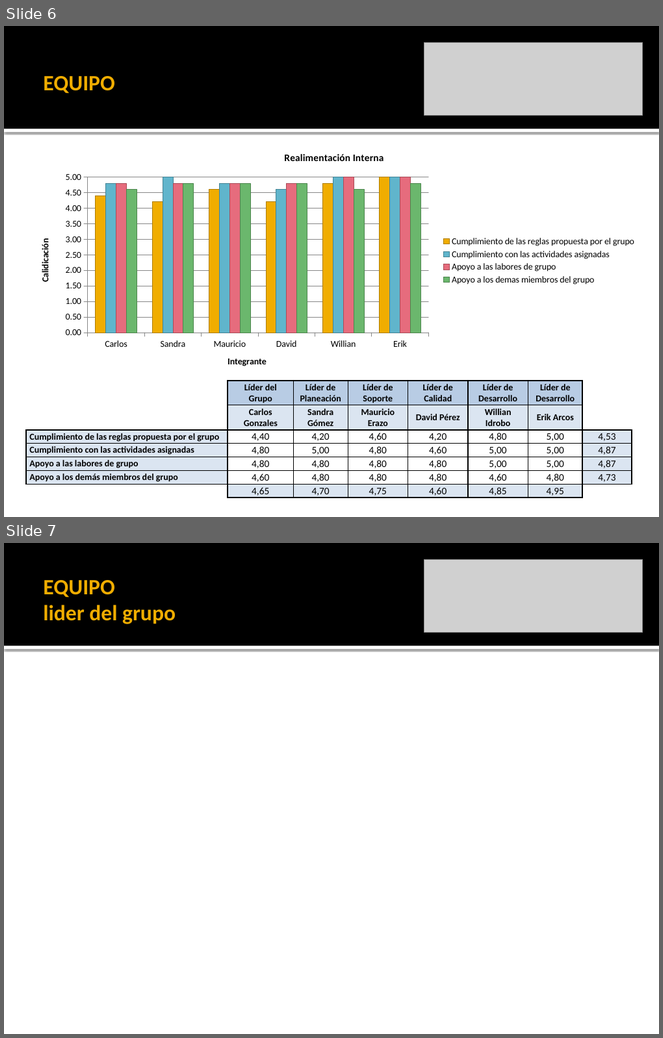
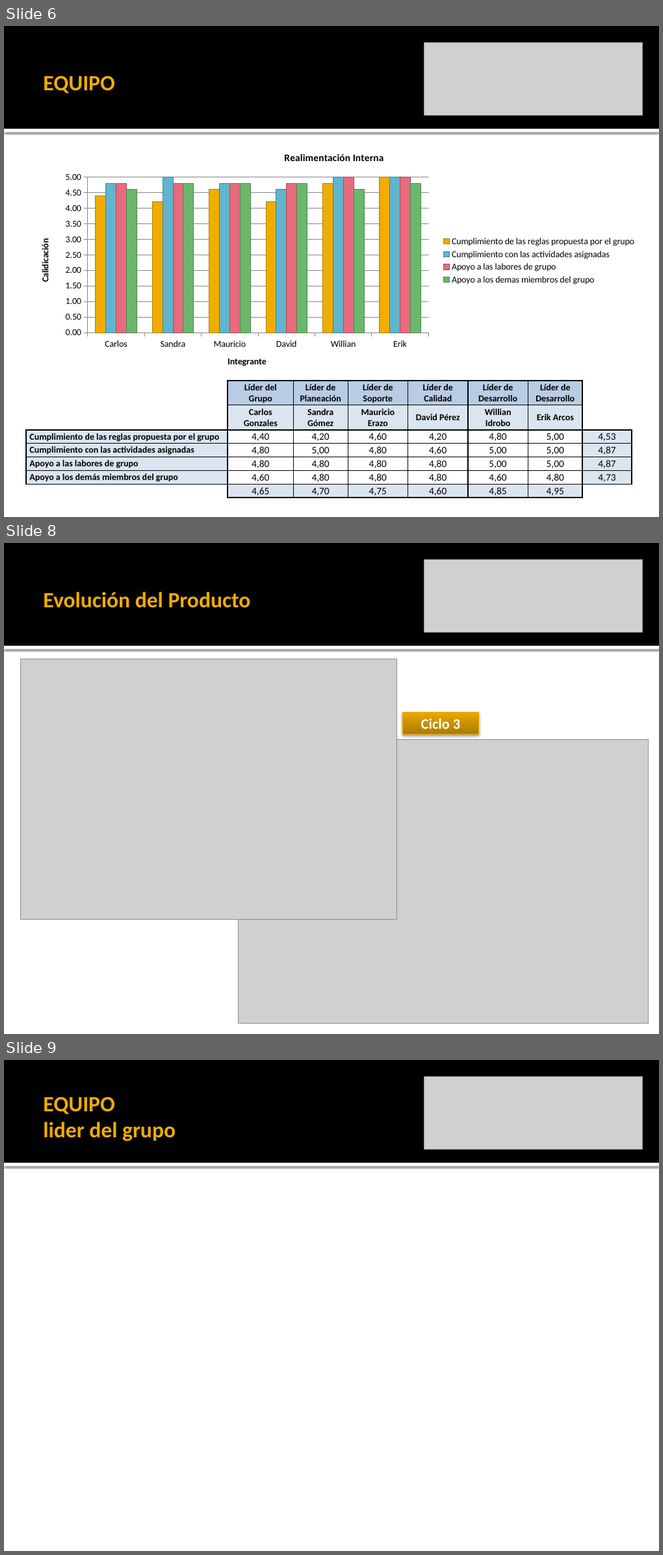
Before and after one commit to leseroth/ingenium-managment, a slide deck: CSOF5101 Ingeniera de Software/TSP/0330PostMortemTSPCiclo3.pptx. Shown one above the other, each under a label of ours: slides 6 and 7 before the commit, slides 6, 8 and 9 after it; the slides between them are not shown. The pictures are 663x1038 and 663x1555 pixels, drawn with LibreOffice and Linux fonts; fonts in the diff are those of the drawing; grey boxes stand for pictures. Boxes give left, top, right and bottom in pixels: in the first picture for what was removed or moved away, otherwise in the second. Text is boxed around its words. In the diff, an @@ line names an element or a change of style, - is before the commit and + after.

```diff
--- a/CSOF5101 Ingeniera de Software/TSP/0330PostMortemTSPCiclo3.pptx
+++ b/CSOF5101 Ingeniera de Software/TSP/0330PostMortemTSPCiclo3.pptx
@@ slide 8 added at (4, 543, 659, 1034), background #FFFFFF; not listed: 2 template elements that a slide beside it also shows @@
@@ picture added at (425, 559, 643, 633) @@
@@ title added at (43, 592, 251, 608), 24 pt, text #F0AD00, bold @@
+Evolución del Producto
@@ picture added at (20, 659, 397, 920) @@
@@ rectangle added at (402, 712, 479, 733), fill gradient #AE7D00 to #CC9300 to #EEAB00, outline #EBA900 0.5 pt, 16 pt, text #FFFFFF, bold @@
+Ciclo 3
@@ picture added at (238, 739, 648, 1023) @@
@@ what was slide 7 is now slide 9 @@
```
Also in this commit, not shown: 1 slide changed, 1 other slide added.
